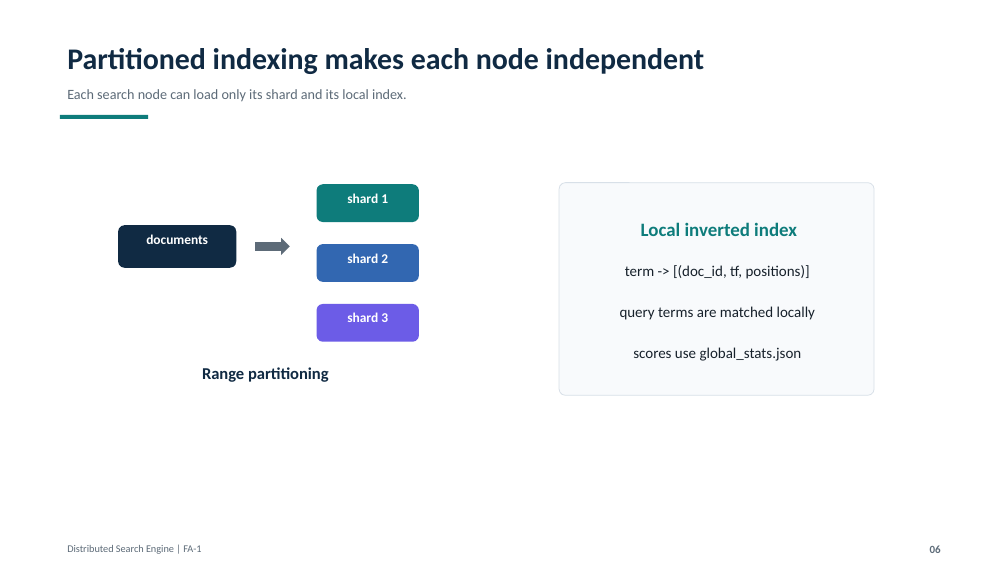
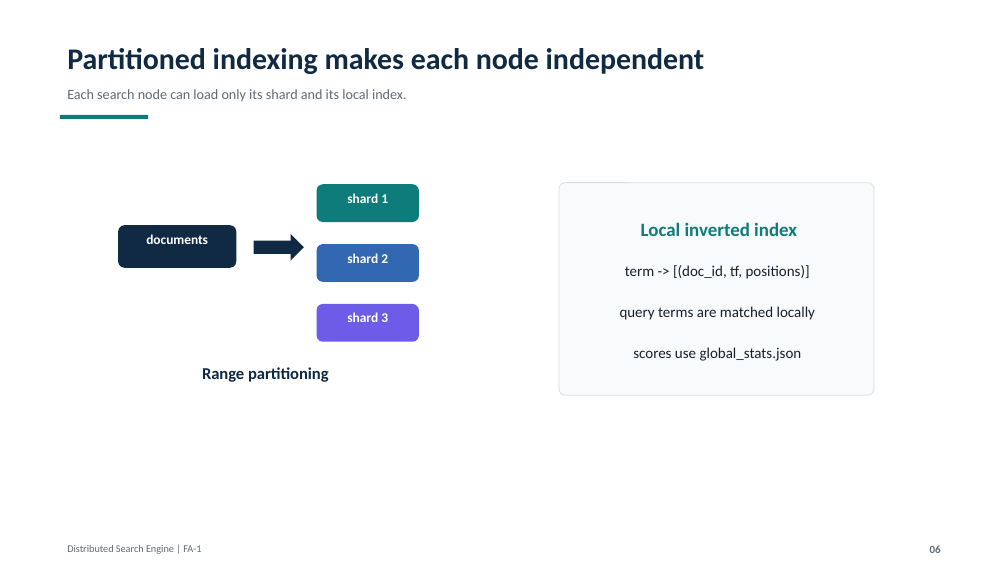
Before and after one commit to parth-darandale/ds-mini-project, a slide deck: slide 6 of Distributed_Search_Engine_FA1_Technical_Presentation.pptx. Drawn at 1008x567 pixels with LibreOffice and Linux fonts; fonts in the diff are those of the drawing. Boxes give left, top, right and bottom in pixels: in the first picture for what was removed or moved away, otherwise in the second. Text is boxed around its words. In the diff, an @@ line names an element or a change of style, - is before the commit and + after.

Commit message:
Improve deck flow arrows

```diff
--- a/Distributed_Search_Engine_FA1_Technical_Presentation.pptx
+++ b/Distributed_Search_Engine_FA1_Technical_Presentation.pptx
@@ right arrow: place and size @@
-right arrow at box(256, 238, 290, 256)
+right arrow at box(253, 234, 304, 260)
@@ right arrow at box(253, 234, 304, 260): fill #5D6B78 to #102A43 @@
```
Also in this commit, not shown: 2 other slides changed, 1 other file.
